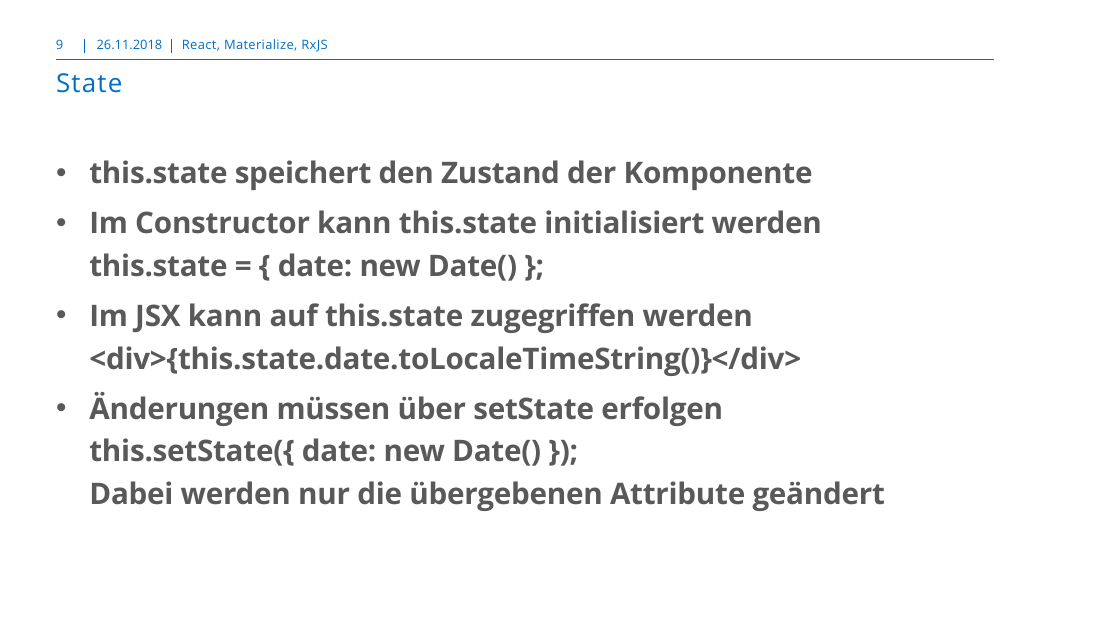
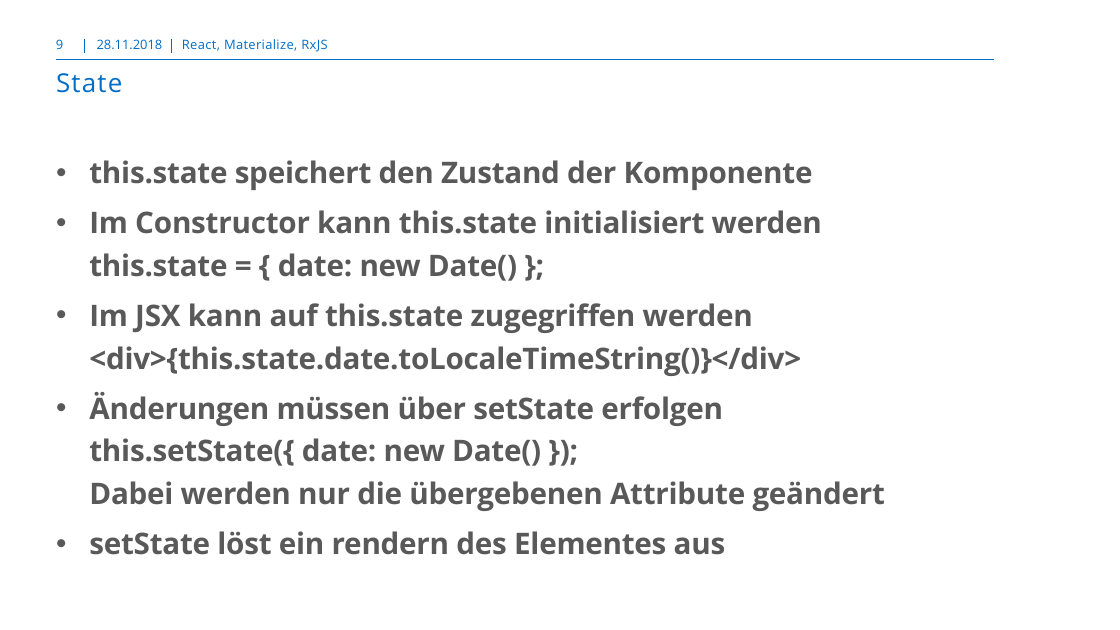
Before and after one commit to markusborer/ReactKursBern, a slide deck: slide 9 of React.pptx. Drawn at 1120x630 pixels with LibreOffice and Linux fonts; fonts in the diff are those of the drawing; background and template pictures are left out. Boxes give left, top, right and bottom in pixels: in the first picture for what was removed or moved away, otherwise in the second. Text is boxed around its words. In the diff, an @@ line names an element or a change of style, - is before the commit and + after.

```diff
--- a/React.pptx
+++ b/React.pptx
@@ text at (97,39,163,49): text changed @@
-26.11.2018
+28.11.2018
@@ text at (89,531,726,555): paragraph added @@
+• setState löst ein rendern des Elementes aus
```
Also in this commit, not shown: 43 other slides changed.
